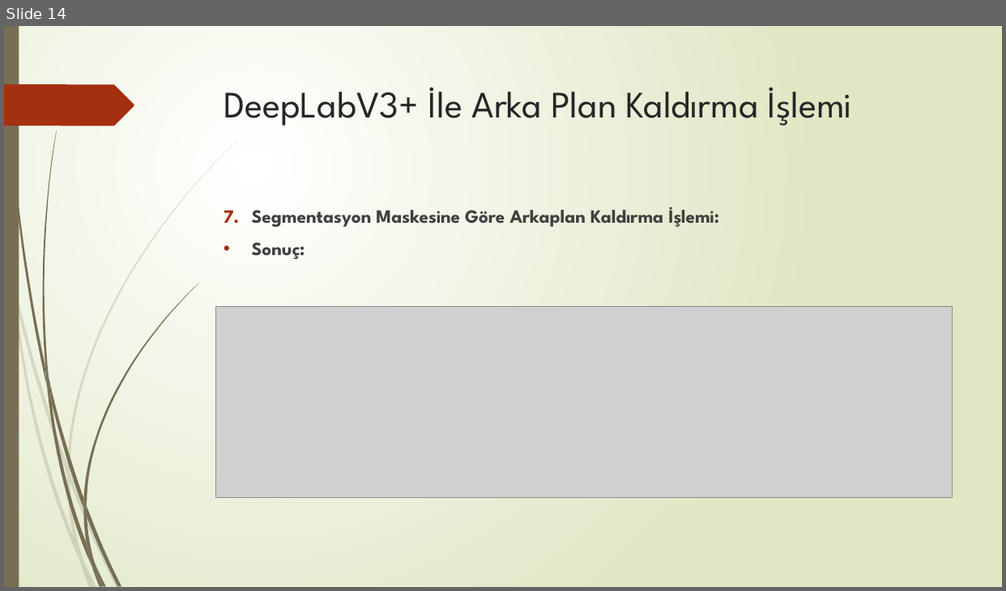
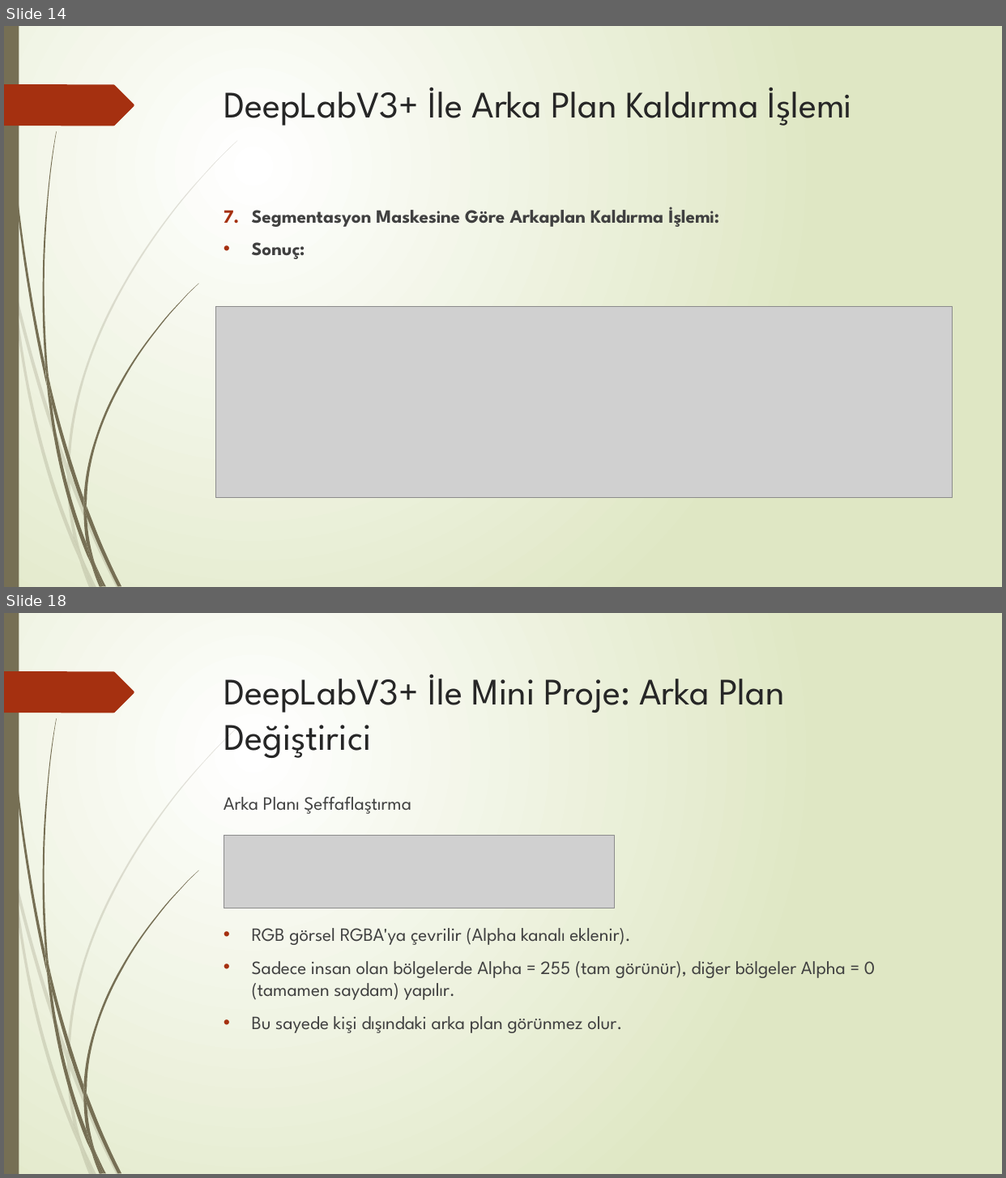
Before and after one commit to bilalcifci/arkaplan-kaldirma, a slide deck: Sunum/arka-plan-kaldirma.pptx. Shown one above the other, each under a label of ours: slide 14 before the commit, slides 14 and 18 after it; the slides between them are not shown. The pictures are 1006x591 and 1006x1178 pixels, drawn with LibreOffice and Linux fonts; fonts in the diff are those of the drawing; grey boxes stand for pictures. Boxes give left, top, right and bottom in pixels: in the first picture for what was removed or moved away, otherwise in the second. Text is boxed around its words. In the diff, an @@ line names an element or a change of style, - is before the commit and + after.

```diff
--- a/Sunum/arka-plan-kaldirma.pptx
+++ b/Sunum/arka-plan-kaldirma.pptx
@@ slide 18 added at [4, 613, 1002, 1174], background gradient #FFFFFF to #DFE8C4; not listed: 24 template elements that a slide beside it also shows @@
@@ title added at [224, 674, 784, 758], 36 pt, text #262626 @@
+DeepLabV3+ İle Mini Proje: Arka Plan Değiştirici
@@ text added at [224, 797, 875, 1033], 18 pt, text #404040 @@
+Arka Planı Şeffaflaştırma
+• RGB görsel RGBA'ya çevrilir (Alpha kanalı eklenir).
+• Sadece insan olan bölgelerde Alpha = 255 (tam görünür), diğer bölgeler Alpha = 0 (tamamen saydam) yapılır.
+• Bu sayede kişi dışındaki arka plan görünmez olur.
@@ picture added at [224, 835, 615, 909] @@
```
Also in this commit, not shown: 2 slides changed, 5 other slides added, 1 slide removed, 7 other files.
